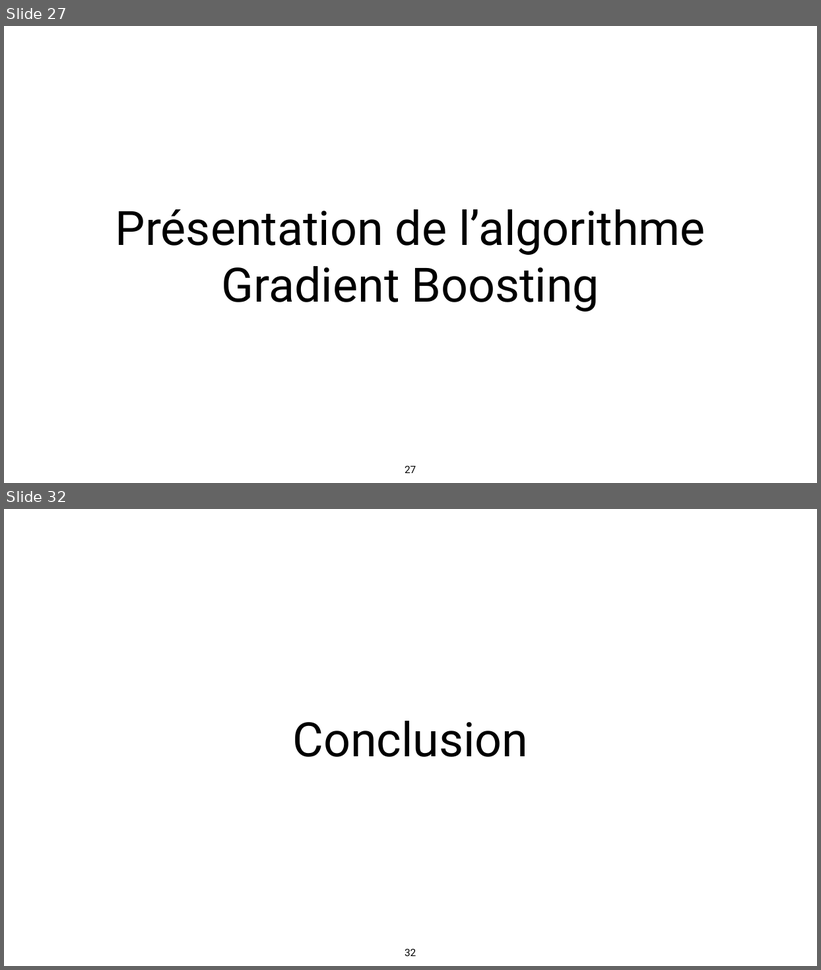
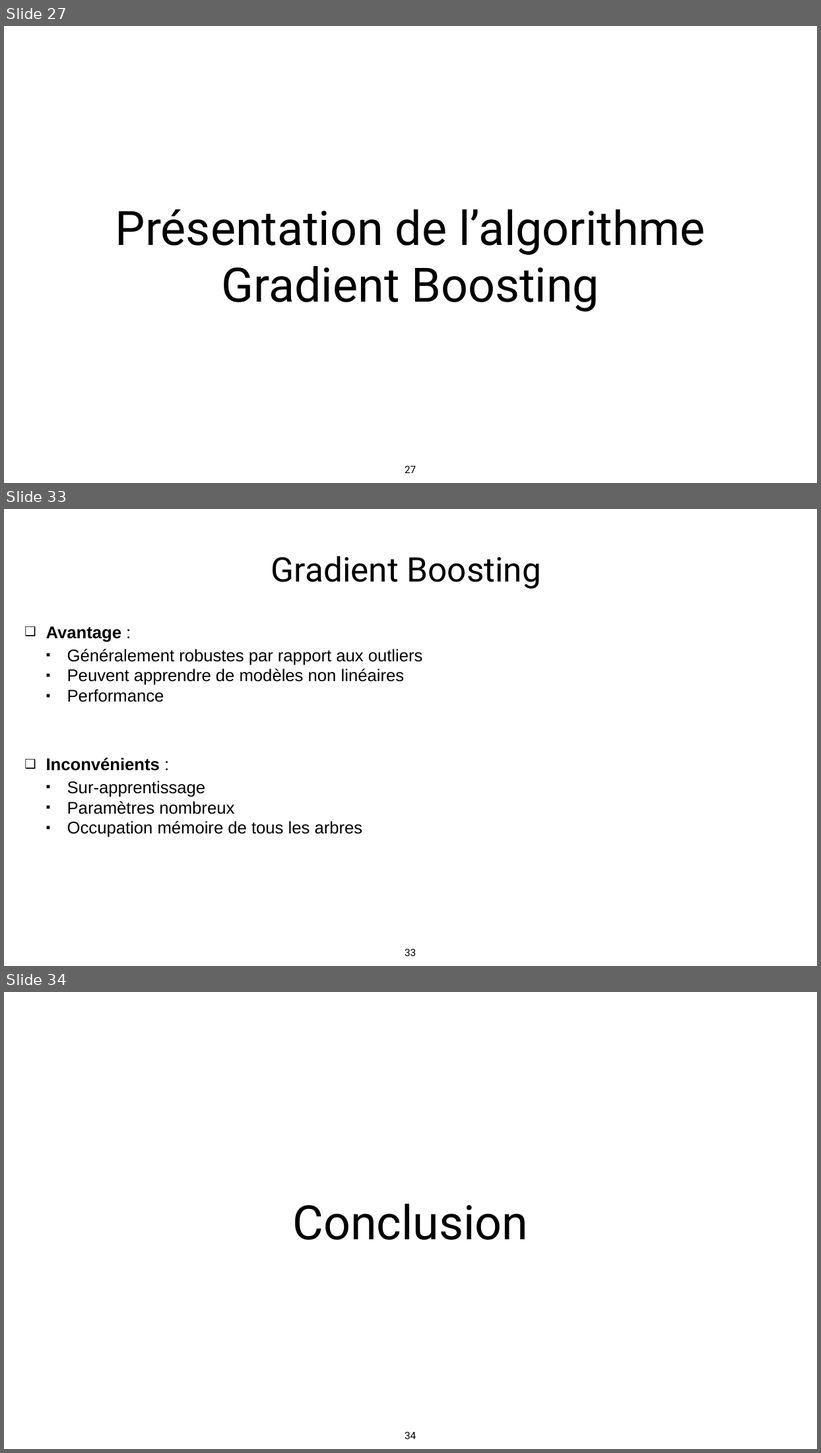
Before and after one commit to makboulhoussen/projet5, a slide deck: rapport/DS-Projet5-AzimM-V1.0.pptx. Shown one above the other, each under a label of ours: slides 27 and 32 before the commit, slides 27, 33 and 34 after it; the slides between them are not shown. The pictures are 821x970 and 821x1453 pixels, drawn with LibreOffice and Linux fonts; fonts in the diff are those of the drawing. Boxes give left, top, right and bottom in pixels: in the first picture for what was removed or moved away, otherwise in the second. Text is boxed around its words. In the diff, an @@ line names an element or a change of style, - is before the commit and + after.

```diff
--- a/rapport/DS-Projet5-AzimM-V1.0.pptx
+++ b/rapport/DS-Projet5-AzimM-V1.0.pptx
@@ slide 33 added at <box>4,509,817,966</box>, background #FFFFFF @@
@@ title added at <box>271,556,541,589</box>, 80 pt, text #000000 @@
+Gradient Boosting
@@ text added at <box>46,626,423,838</box>, 40 pt, text #000000 @@
+❑ Avantage :
+  ▪ Généralement robustes par rapport aux outliers
+  ▪ Peuvent apprendre de modèles non linéaires
+  ▪ Performance
+❑ Inconvénients :
+  ▪ Sur-apprentissage
+  ▪ Paramètres nombreux
+  ▪ Occupation mémoire de tous les arbres
@@ page number added at <box>405,949,416,956</box>, 24 pt, text #000000 @@
+33
@@ what was slide 32 is now slide 34 @@
@@ page number at <box>405,1432,416,1439</box>: text changed @@
-32
+34
```
Also in this commit, not shown: 6 slides changed, 2 other slides added.
